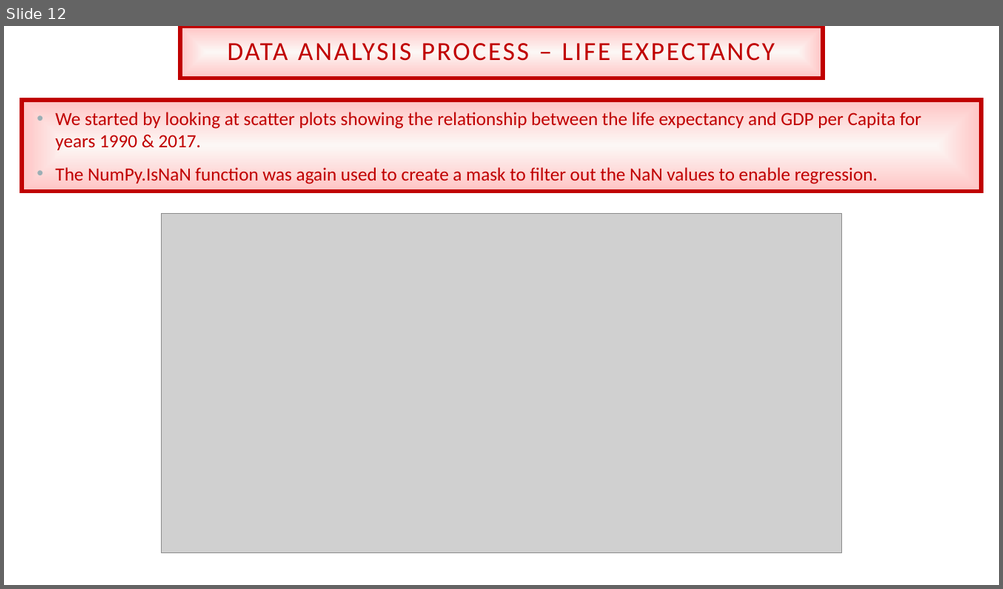
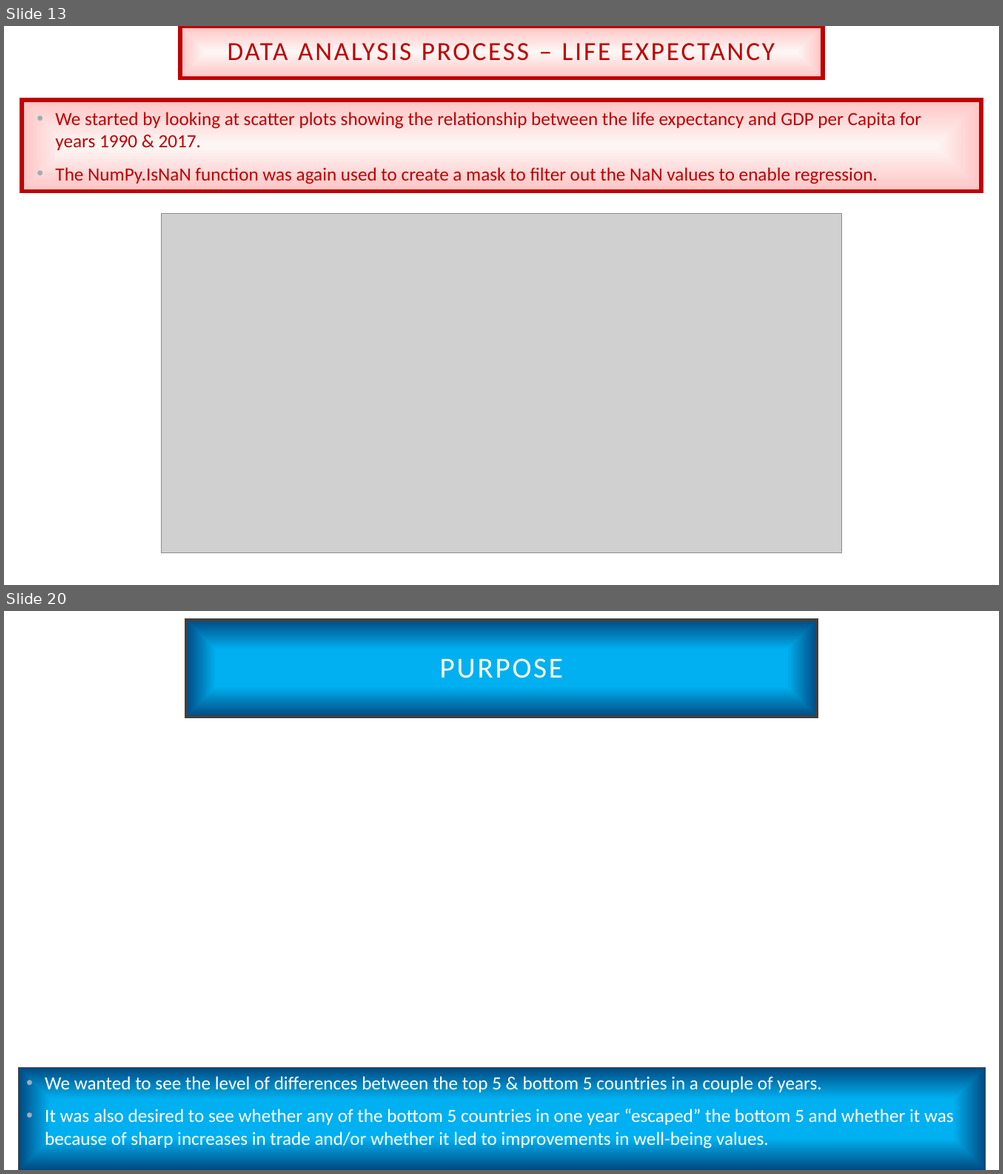
Before and after one commit to TVanEyck/Project1, a slide deck: Impacts of Trade on National Productivity and Well-Being.pptx. Shown one above the other, each under a label of ours: slide 12 before the commit, slides 13 and 20 after it; the slides between them are not shown. The pictures are 1003x589 and 1003x1174 pixels, drawn with LibreOffice and Linux fonts; fonts in the diff are those of the drawing; grey boxes stand for pictures; background and template pictures are left out. Boxes give left, top, right and bottom in pixels: in the first picture for what was removed or moved away, otherwise in the second. Text is boxed around its words. In the diff, an @@ line names an element or a change of style, - is before the commit and + after.

```diff
--- a/Impacts of Trade on National Productivity and Well-Being.pptx
+++ b/Impacts of Trade on National Productivity and Well-Being.pptx
@@ slide 20 added at box(4, 611, 999, 1170), background picture (left out) @@
@@ title added at box(186, 620, 817, 717), fill gradient #00B0F0 to #004A82, outline #404040 2.5 pt, 28 pt, text #FFFFFF @@
+PURPOSE
@@ text added at box(19, 1068, 985, 1170), fill gradient #00B0F0 to #004A82, outline #404040 0.75 pt, 18 pt, text #FFFFFF @@
+• We wanted to see the level of differences between the top 5 & bottom 5 countries in a couple of years.
+• It was also desired to see whether any of the bottom 5 countries in one year “escaped” the bottom 5 and whether it was because of sharp increases in trade and/or whether it led to improvements in well-being values.
@@ what was slide 12 is now slide 13 @@
```
Also in this commit, not shown: 1 slide changed, 9 other slides added, 4 other files.
